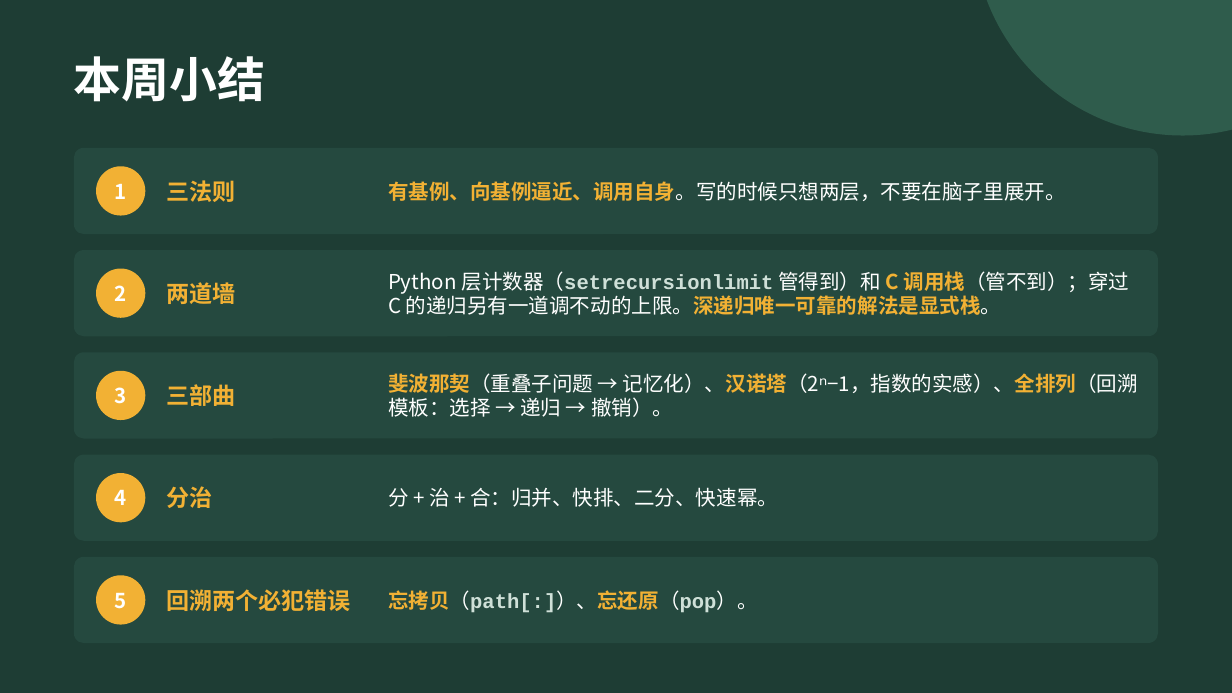
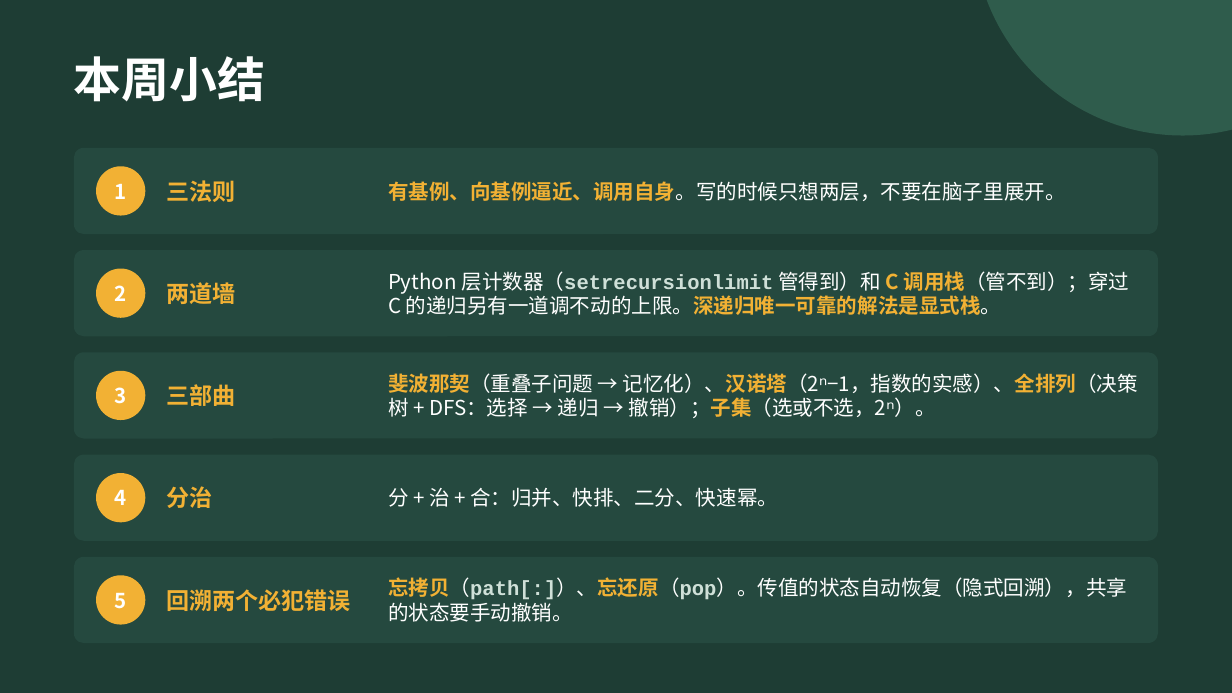
Before and after one commit to GMyhf/2026fall-cs101, a slide deck: slide 41 of courseware/202610_ADS_W08_Recursion.pptx (slide 35 before the commit). Drawn at 1232x693 pixels with LibreOffice and Linux fonts; fonts in the diff are those of the drawing. Boxes give left, top, right and bottom in pixels: in the first picture for what was removed or moved away, otherwise in the second. Text is boxed around its words. In the diff, an @@ line names an element or a change of style, - is before the commit and + after.

```diff
--- a/courseware/202610_ADS_W08_Recursion.pptx
+++ b/courseware/202610_ADS_W08_Recursion.pptx
@@ text at box(388, 373, 1137, 418): text changed @@
-斐波那契（重叠子问题 → 记忆化）、汉诺塔（2ⁿ−1，指数的实感）、全排列（回溯模板：选择 → 递归 → 撤销）。
+斐波那契（重叠子问题 → 记忆化）、汉诺塔（2ⁿ−1，指数的实感）、全排列（决策树 + DFS：选择 → 递归 → 撤销）；子集（选或不选，2ⁿ）。
@@ text at box(388, 577, 1127, 622): text changed; text colour #CFE0D8 to #FFFFFF; bold off @@
-忘拷贝（path[:]）、忘还原（pop）。
+忘拷贝（path[:]）、忘还原（pop）。传值的状态自动恢复（隐式回溯），共享的状态要手动撤销。
```
Also in this commit, not shown: 16 other slides changed, 6 slides added, 9 other files.
